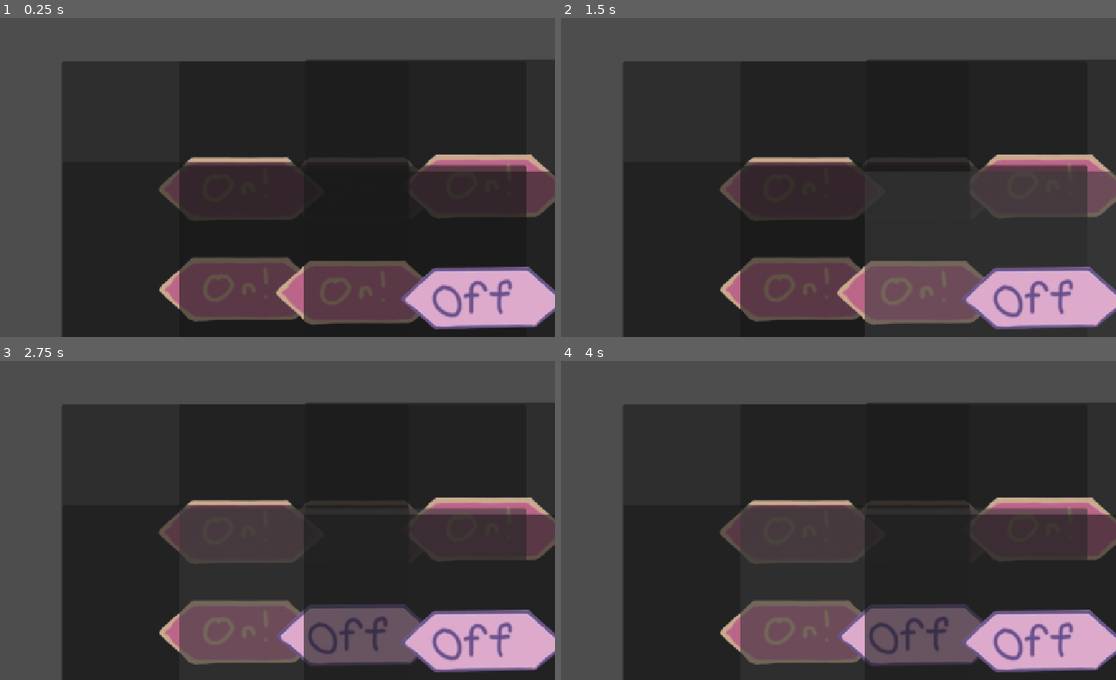
Above: before the commit, frames 1-4 (two rows, left to right).
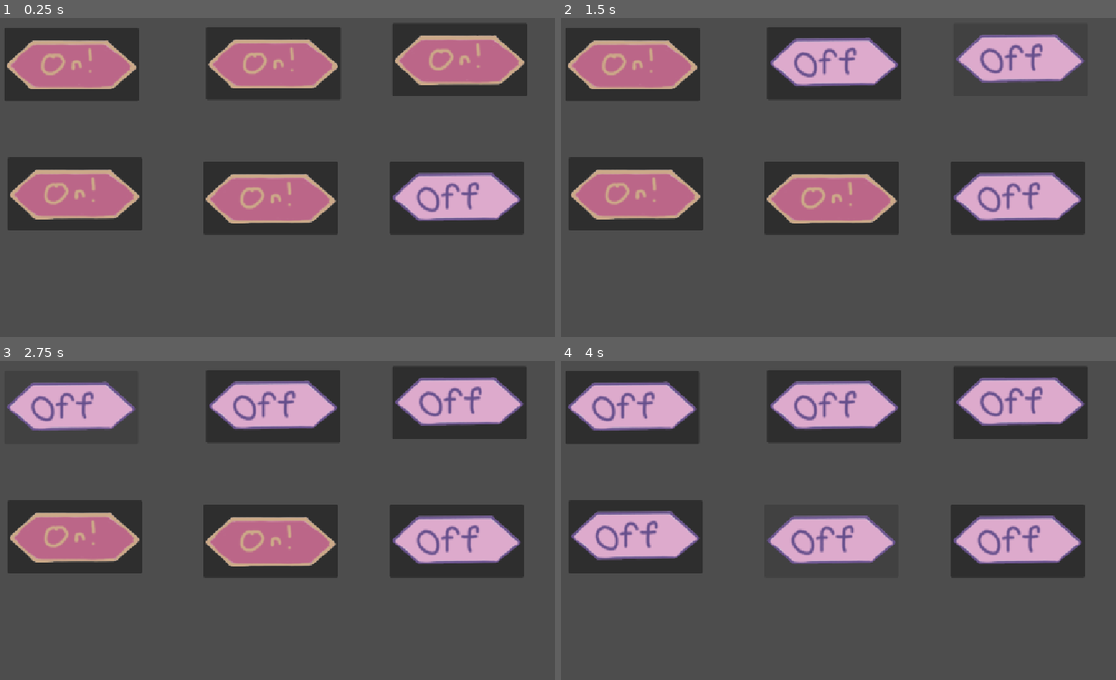
Above: after the commit, the same moments.

Repository: boredguywithacomputer/untitled-hackclub-game
Game: Godot game, scene res://node_2d.tscn
Same seed, same stepped clock (60 frames per second), same inputs: the game is played once before the commit and once after it. This scene is started directly instead of the project's main scene. The engine's default icon, where the game draws it, is replaced by a stand-in: a white triangle on a blue panel in a dark square.
Inputs (mouse positions are in pixels of both pictures, inside the frame that each line leads up to; where the layout moved, square brackets give the same spot in the first picture):
- Up to frame 1 (0.25 s): no input
- Up to frame 2 (1.5 s): click (832, 62) [916, 234] at 0.5 s; click (1021, 59) [1038, 231] at 1.25 s
- Up to frame 3 (2.75 s): click (72, 408) [233, 577] at 2 s
- Up to frame 4 (4 s): click (633, 536) [794, 676] at 2.75 s; click (832, 539) at 3.52 s

The runs differ from the first frame. In frame 1, 70% of the frame differs, in the area x 0-100%, y 1-100%; in frame 2, 73%; in frame 3, 74%; in frame 4, 76%.

Commit message:
better sprites
minor commit, just added better sprites (in the way that they're actually sized properly) :]

Diff:
--- a/monitoring/node_2d.tscn
+++ b/monitoring/node_2d.tscn
@@ -13,50 +13,50 @@
 script = ExtResource("1_rj586")
 
 [node name="Button" type="Button" parent="." unique_id=1090925912]
-offset_left = 452.0
-offset_top = 135.0
-offset_right = 588.0
-offset_bottom = 271.0
+offset_left = 502.0
+offset_top = 70.0
+offset_right = 638.0
+offset_bottom = 206.0
 icon = ExtResource("1_0e48y")
 script = ExtResource("2_epypp")
 
 [node name="Button2" type="Button" parent="." unique_id=1445139722]
-offset_left = 687.0
-offset_top = 130.0
-offset_right = 823.0
-offset_bottom = 266.0
+offset_left = 849.0
+offset_top = 63.0
+offset_right = 985.0
+offset_bottom = 199.0
 icon = ExtResource("1_0e48y")
 script = ExtResource("3_0hol4")
 
 [node name="Button3" type="Button" parent="." unique_id=15436905]
-offset_left = 233.0
-offset_top = 135.0
-offset_right = 369.0
-offset_bottom = 271.0
+offset_left = 126.0
+offset_top = 72.0
+offset_right = 262.0
+offset_bottom = 208.0
 icon = ExtResource("1_0e48y")
 script = ExtResource("4_q6r6c")
 
 [node name="Button4" type="Button" parent="." unique_id=1435072283]
-offset_left = 234.0
-offset_top = 322.0
-offset_right = 370.0
-offset_bottom = 458.0
+offset_left = 132.0
+offset_top = 313.0
+offset_right = 268.0
+offset_bottom = 449.0
 icon = ExtResource("1_0e48y")
 script = ExtResource("5_d21ai")
 
 [node name="Button5" type="Button" parent="." unique_id=1507929587]
-offset_left = 452.0
-offset_top = 328.0
-offset_right = 588.0
-offset_bottom = 464.0
+offset_left = 497.0
+offset_top = 321.0
+offset_right = 633.0
+offset_bottom = 457.0
 icon = ExtResource("1_0e48y")
 script = ExtResource("6_rj586")
 
 [node name="Button6" type="Button" parent="." unique_id=1551520249]
-offset_left = 684.0
-offset_top = 339.0
-offset_right = 820.0
-offset_bottom = 475.0
+offset_left = 844.0
+offset_top = 321.0
+offset_right = 980.0
+offset_bottom = 457.0
 icon = ExtResource("1_0e48y")
 script = ExtResource("7_4d7sh")
 
Binary file changed: monitoring/off.png
Binary file changed: monitoring/on.png
